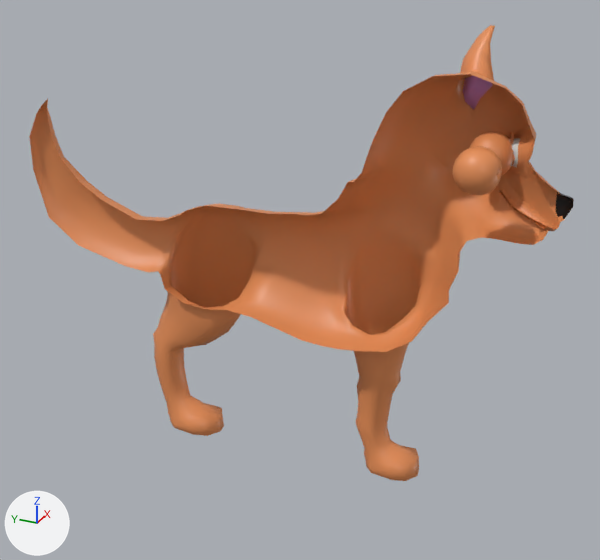
Renders of the COLLADA model objects/animals/meshes/doggie.dae from each side of a commit.
The view is the same before and after, from a 50 mm lens placed at (-0.958, -0.351, 0.415), pointed at (0.013, 0.085, -0.07). The lights are fixed; the arrows at lower left show +X, +Y and +Z. Where no turn or scale is listed for an object, it has been applied to the vertices.
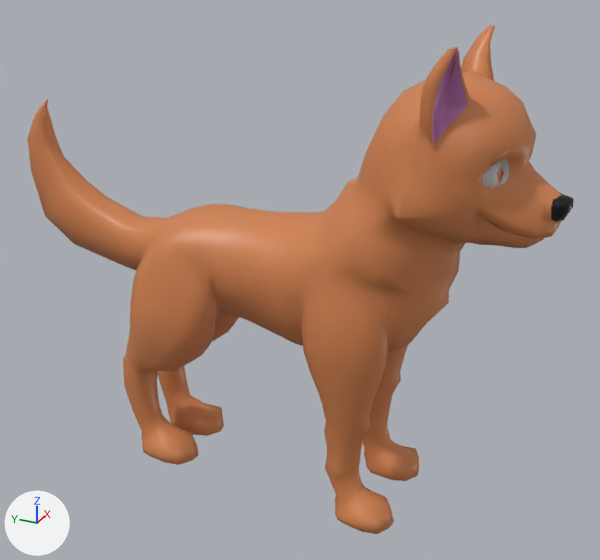
Scene script edits in JSON lines:
```json
{"op": "set", "path": "mat_fur.base_color", "old": "(0.8, 0.278, 0.0967)", "new": "(0.64, 0.222, 0.0774)", "note": "orange #e79058 -> orange #d1824f"}
{"block": "me_plane", "where": "# used by ob_plane; location = (0.0, 0.0, 0.0)"}
{"op": "remove", "block": "me_plane", "code": "me_plane.from_pydata(...)  # 1687 vertices, 3257 faces; spans x -0.064..0.109, y -0.266..0.528, z -0.386..0.277"}
{"op": "add", "block": "me_plane", "code": "me_plane.from_pydata(...)  # 2709 vertices, 5374 faces; spans x -0.109..0.109, y -0.266..0.528, z -0.386..0.277"}
{"block": "me_plane", "change": "me_plane part 1: 1022 vertices added at x -0.109..-0.003, y -0.262..0.522, z -0.386..0.277"}
{"block": "me_plane", "change": "me_plane part 2: 70 faces spanning x -0.062..-0.027, y -0.186..-0.171, z 0.114..0.154 switch from mat_fur (orange #e79058) to mat_white (grey #bebebe)"}
```

Changed parts and their boxes (x1, y1, x2, y2) in the pictures (600 x 560 px):
```json
{"object": "Plane", "change": "recoloured, reshaped", "before": [29, 25, 574, 481], "after": [27, 25, 574, 534], "on screen": "12% taller"}
{"part": 1, "of": "me_plane", "change": "added", "after": [27, 47, 574, 534], "on screen": "orange"}
{"part": 2, "of": "me_plane", "change": "recoloured", "before": [482, 162, 501, 188], "after": [482, 162, 501, 188]}
```
